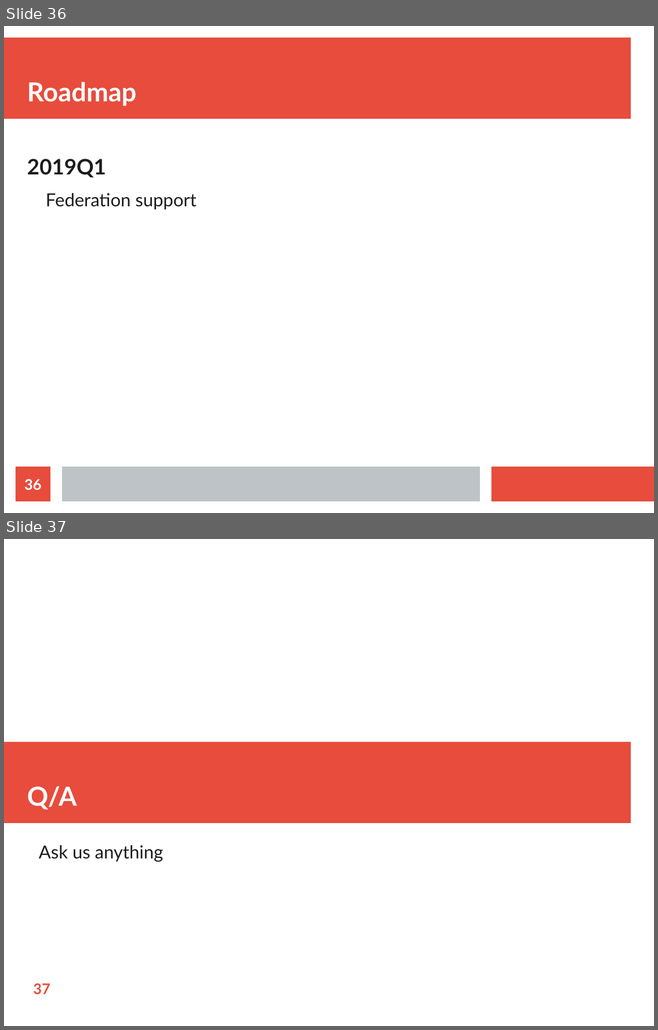
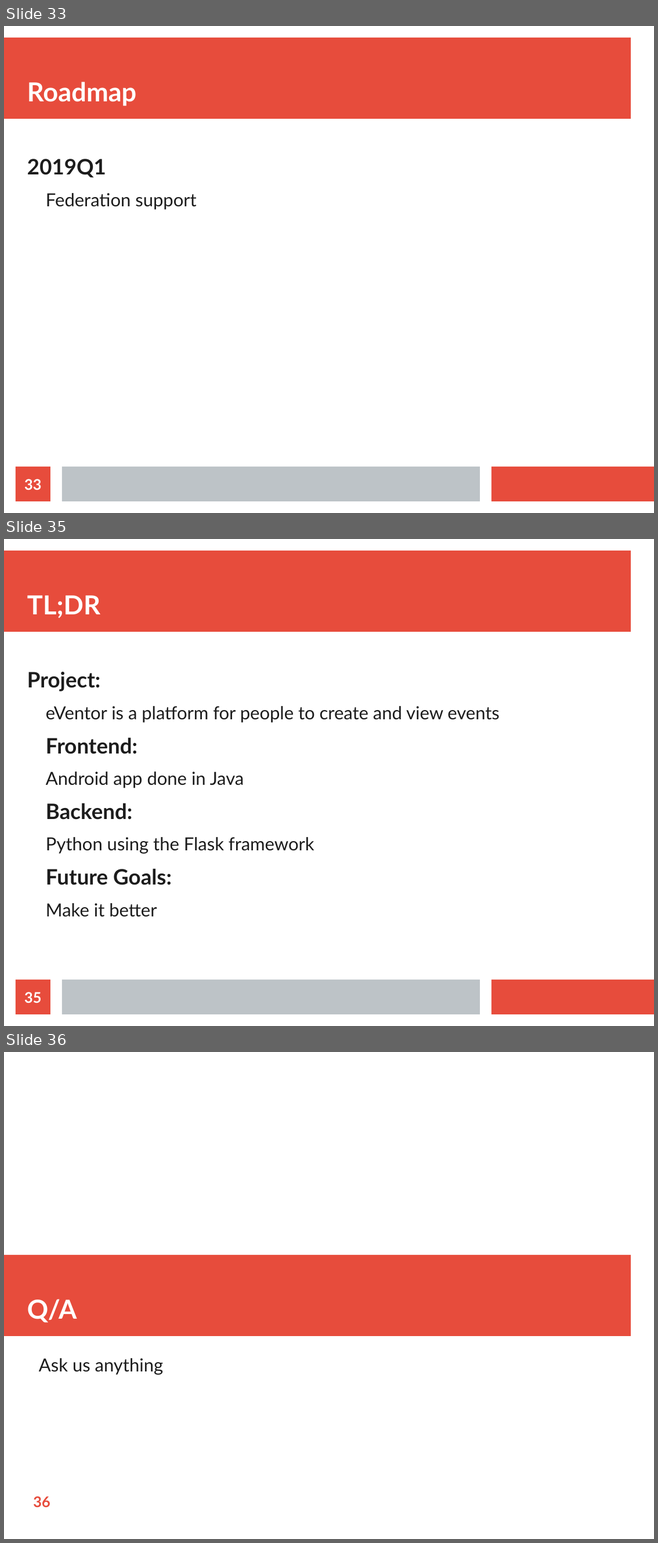
Before and after one commit to AbsolutelyLudicrous/cbus-2018, a slide deck: eventor.odp. Shown one above the other, each under a label of ours: slides 36 and 37 before the commit, slides 33, 35 and 36 after it; the slides between them are not shown. The pictures are 658x1030 and 658x1543 pixels, drawn with LibreOffice and Linux fonts; fonts in the diff are those of the drawing. Boxes give left, top, right and bottom in pixels: in the first picture for what was removed or moved away, otherwise in the second. Text is boxed around its words. In the diff, an @@ line names an element or a change of style, - is before the commit and + after.

```diff
--- a/eventor.odp
+++ b/eventor.odp
@@ slide 35 added at (4,539,654,1026), background #FFFFFF; not listed: 3 template elements that a slide beside it also shows @@
@@ title added at (27,595,100,618), 32 pt, text #FFFFFF, bold @@
+TL;DR
@@ text added at (27,672,499,917), 22 pt, text #1C1C1C @@
+Project:
+  eVentor is a platform for people to create and view events
+Frontend:
+  Android app done in Java
+Backend:
+  Python using the Flask framework
+Future Goals:
+  Make it better
@@ page number added at (16,980,50,1015), fill #E74C3C, 18 pt, text #FFFFFF, bold @@
+35
@@ what was slide 36 is now slide 33 @@
@@ page number at (24,479,41,490): text changed @@
-36
+33
@@ what was slide 37 is now slide 36 @@
@@ page number at (33,1496,50,1507): text changed @@
-37
+36
```
Also in this commit, not shown: 4 slides changed, 2 other slides added, 4 slides removed.
